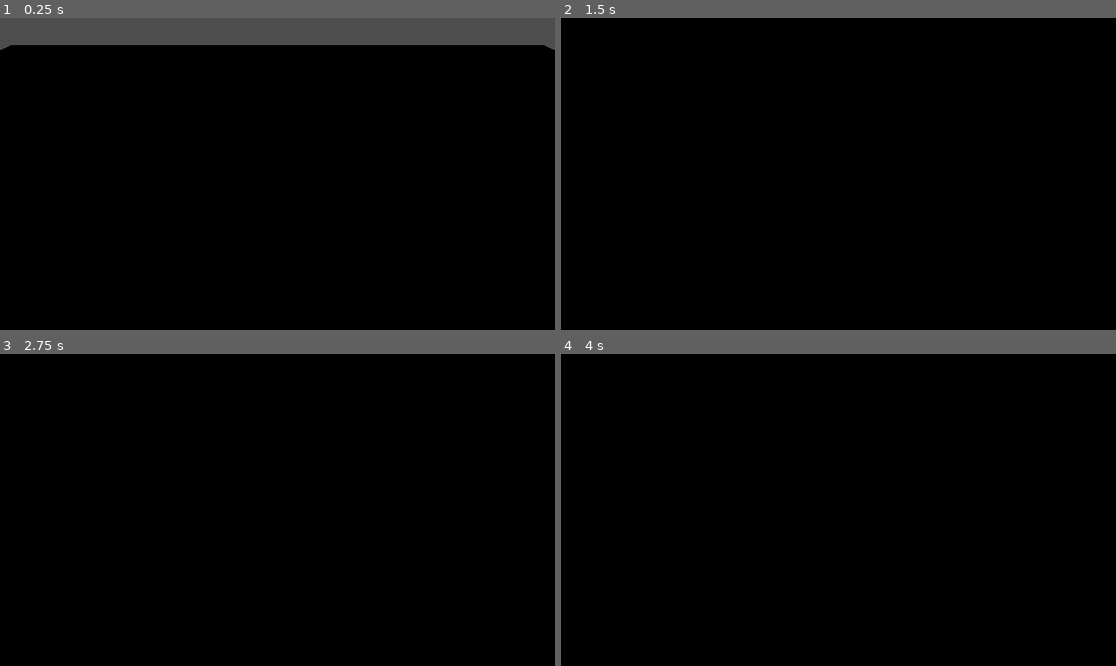
Above: before the commit, frames 1-4 (two rows, left to right).
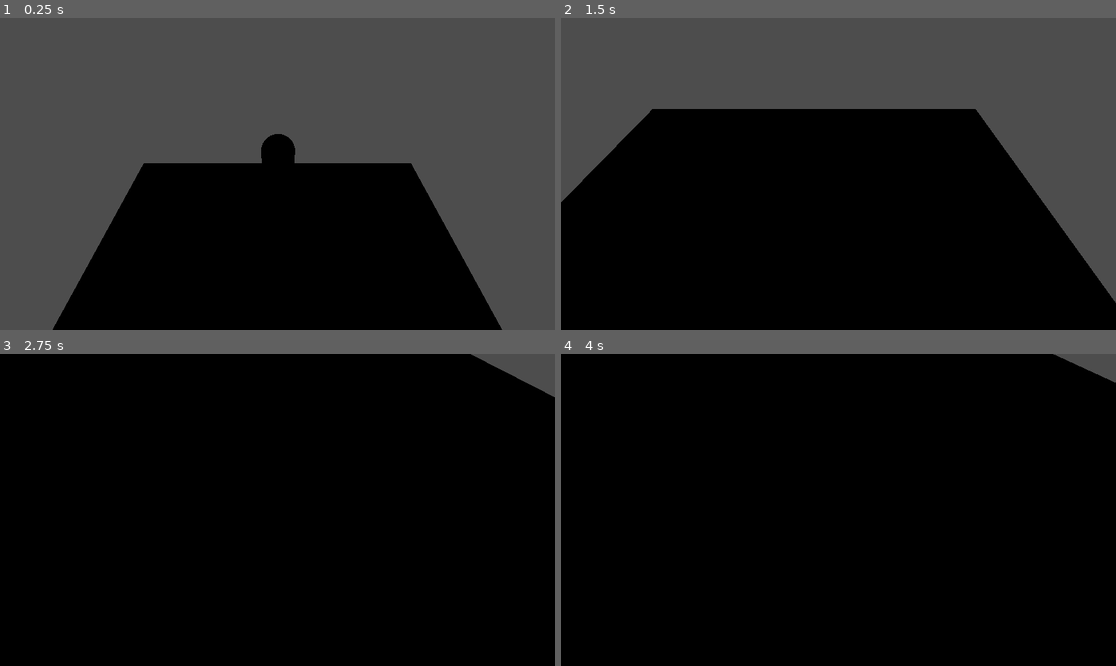
Above: after the commit, the same moments.

Repository: wifi-cmd/godot-4-gooble-galaxy
Game: Godot game, scene res://World.tscn
Same seed, same stepped clock (60 frames per second), same inputs: the game is played once before the commit and once after it.
Inputs:
- Up to frame 1 (0.25 s): no input
- Up to frame 2 (1.5 s): hold Right (ui_right) 0.53-1.28 s; hold Down (ui_down) from 1.28 s (still down)
- Up to frame 3 (2.75 s): release Down (ui_down) at 2.03 s; hold Right (ui_right) from 2.03 s (still down)
- Up to frame 4 (4 s): release Right (ui_right) at 2.78 s; hold Up (ui_up) 2.78-3.53 s; tap Enter at 3.5 s; hold Left (ui_left) from 3.53 s (still down)

The runs differ from the first frame. In frame 1, 56% of the frame differs, in the area x 0-100%, y 8-100%; in frame 2, 40%; in frame 3, 1.1%; in frame 4, 0.5%.

Commit message:
added a few more testing features

Diff:
--- a/World.tscn
+++ b/World.tscn
@@ -1,37 +1,30 @@
 [gd_scene load_steps=6 format=3 uid="uid://bxnrnduoouo7x"]
 
 [ext_resource type="PackedScene" uid="uid://cvgrf6onixlk6" path="res://gooble.tscn" id="1_6ppsk"]
+[ext_resource type="Texture2D" uid="uid://dovlve03llgdq" path="res://Textures/Grasstest.png" id="2_w446m"]
 
-[sub_resource type="BoxMesh" id="BoxMesh_bdmkw"]
+[sub_resource type="BoxMesh" id="BoxMesh_k7s3e"]
+size = Vector3(50, 1, 50)
 
-[sub_resource type="StandardMaterial3D" id="StandardMaterial3D_2eo45"]
-albedo_color = Color(0.387733, 0.548828, 0.271635, 1)
+[sub_resource type="StandardMaterial3D" id="StandardMaterial3D_dp4i0"]
+albedo_texture = ExtResource("2_w446m")
+uv1_scale = Vector3(50, 50, 50)
+texture_filter = 0
 
-[sub_resource type="BoxShape3D" id="BoxShape3D_hx8ws"]
-
-[sub_resource type="StandardMaterial3D" id="StandardMaterial3D_nqblc"]
+[sub_resource type="ConcavePolygonShape3D" id="ConcavePolygonShape3D_8wdb3"]
+data = PackedVector3Array(-25, 0.5, 25, 25, 0.5, 25, -25, -0.5, 25, 25, 0.5, 25, 25, -0.5, 25, -25, -0.5, 25, 25, 0.5, -25, -25, 0.5, -25, 25, -0.5, -25, -25, 0.5, -25, -25, -0.5, -25, 25, -0.5, -25, 25, 0.5, 25, 25, 0.5, -25, 25, -0.5, 25, 25, 0.5, -25, 25, -0.5, -25, 25, -0.5, 25, -25, 0.5, -25, -25, 0.5, 25, -25, -0.5, -25, -25, 0.5, 25, -25, -0.5, 25, -25, -0.5, -25, 25, 0.5, 25, -25, 0.5, 25, 25, 0.5, -25, -25, 0.5, 25, -25, 0.5, -25, 25, 0.5, -25, -25, -0.5, 25, 25, -0.5, 25, -25, -0.5, -25, 25, -0.5, 25, 25, -0.5, -25, -25, -0.5, -25)
 
 [node name="Node3D" type="Node3D"]
 
 [node name="Gooble" parent="." instance=ExtResource("1_6ppsk")]
 transform = Transform3D(1, 0, 0, 0, 1, 0, 0, 0, 1, 0.0387831, 26.1475, -0.141087)
 
-[node name="StaticBody3D" type="StaticBody3D" parent="."]
-transform = Transform3D(191.956, 0, 0, 0, -1.38677, 0, 0, 0, 167.921, 0, 0, 0)
+[node name="MeshInstance3D" type="MeshInstance3D" parent="."]
+mesh = SubResource("BoxMesh_k7s3e")
+skeleton = NodePath("")
+surface_material_override/0 = SubResource("StandardMaterial3D_dp4i0")
 
-[node name="MeshInstance3D" type="MeshInstance3D" parent="StaticBody3D"]
-mesh = SubResource("BoxMesh_bdmkw")
-surface_material_override/0 = SubResource("StandardMaterial3D_2eo45")
+[node name="StaticBody3D" type="StaticBody3D" parent="MeshInstance3D"]
 
-[node name="CollisionShape3D" type="CollisionShape3D" parent="StaticBody3D"]
-shape = SubResource("BoxShape3D_hx8ws")
-
-[node name="StaticBody3D2" type="StaticBody3D" parent="."]
-transform = Transform3D(7.66854, 0, 0, 0, -3.36378, 0, 0, 0, 61.3981, 6.91866, 1.30065, 0)
-
-[node name="MeshInstance3D" type="MeshInstance3D" parent="StaticBody3D2"]
-mesh = SubResource("BoxMesh_bdmkw")
-surface_material_override/0 = SubResource("StandardMaterial3D_nqblc")
-
-[node name="CollisionShape3D" type="CollisionShape3D" parent="StaticBody3D2"]
-shape = SubResource("BoxShape3D_hx8ws")
+[node name="CollisionShape3D" type="CollisionShape3D" parent="MeshInstance3D/StaticBody3D"]
+shape = SubResource("ConcavePolygonShape3D_8wdb3")
--- a/project.godot
+++ b/project.godot
@@ -14,3 +14,7 @@
 run/main_scene="res://World.tscn"
 config/features=PackedStringArray("4.2", "Forward Plus")
 config/icon="res://icon.svg"
+
+[rendering]
+
+textures/canvas_textures/default_texture_filter=0
Binary file added: Textures/Grasstest.png
Not shown, changed: Textures/Grasstest.png.import
Renamed: icon.svg -> Textures/icon.svg
Not shown, added: Textures/icon.svg.import
